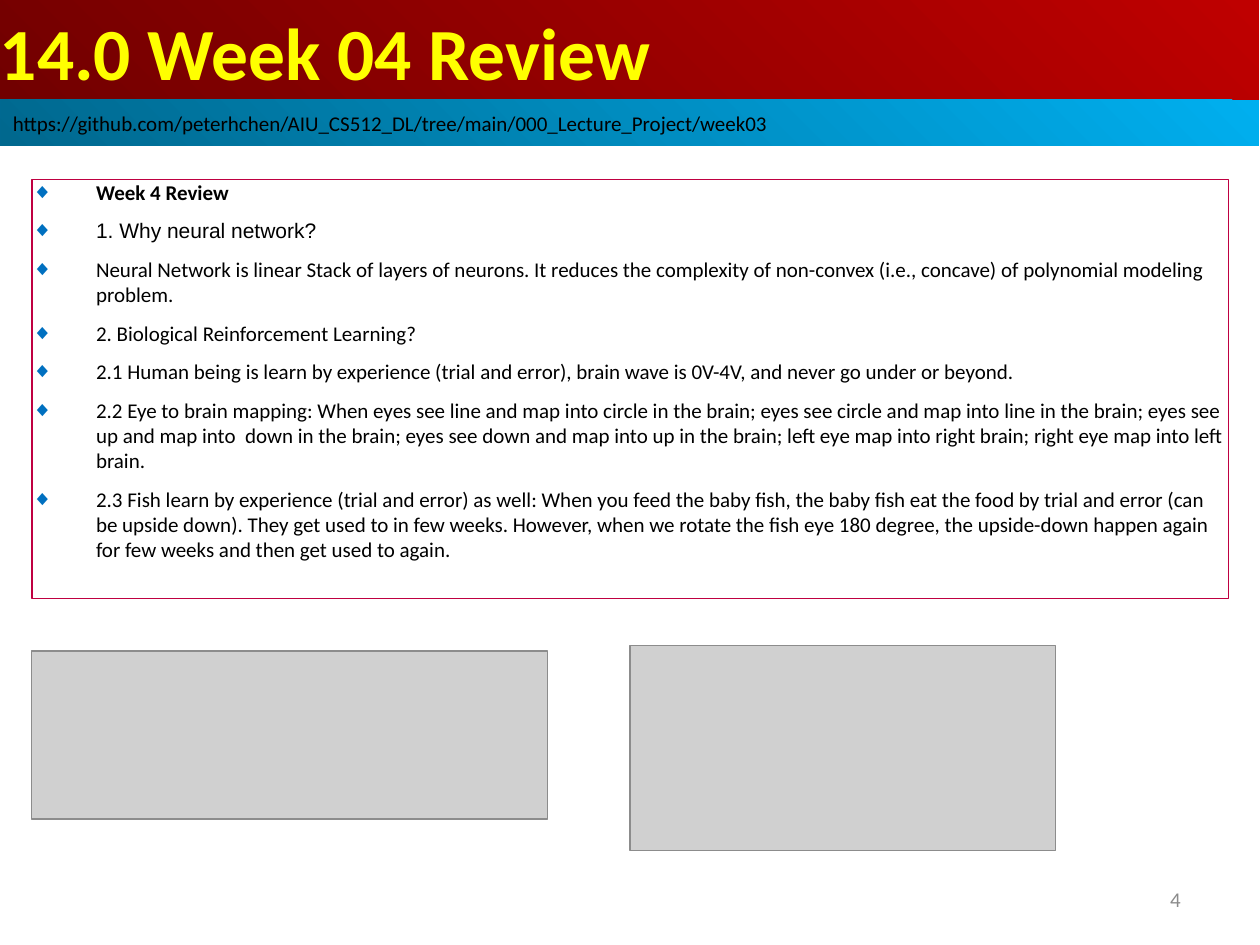
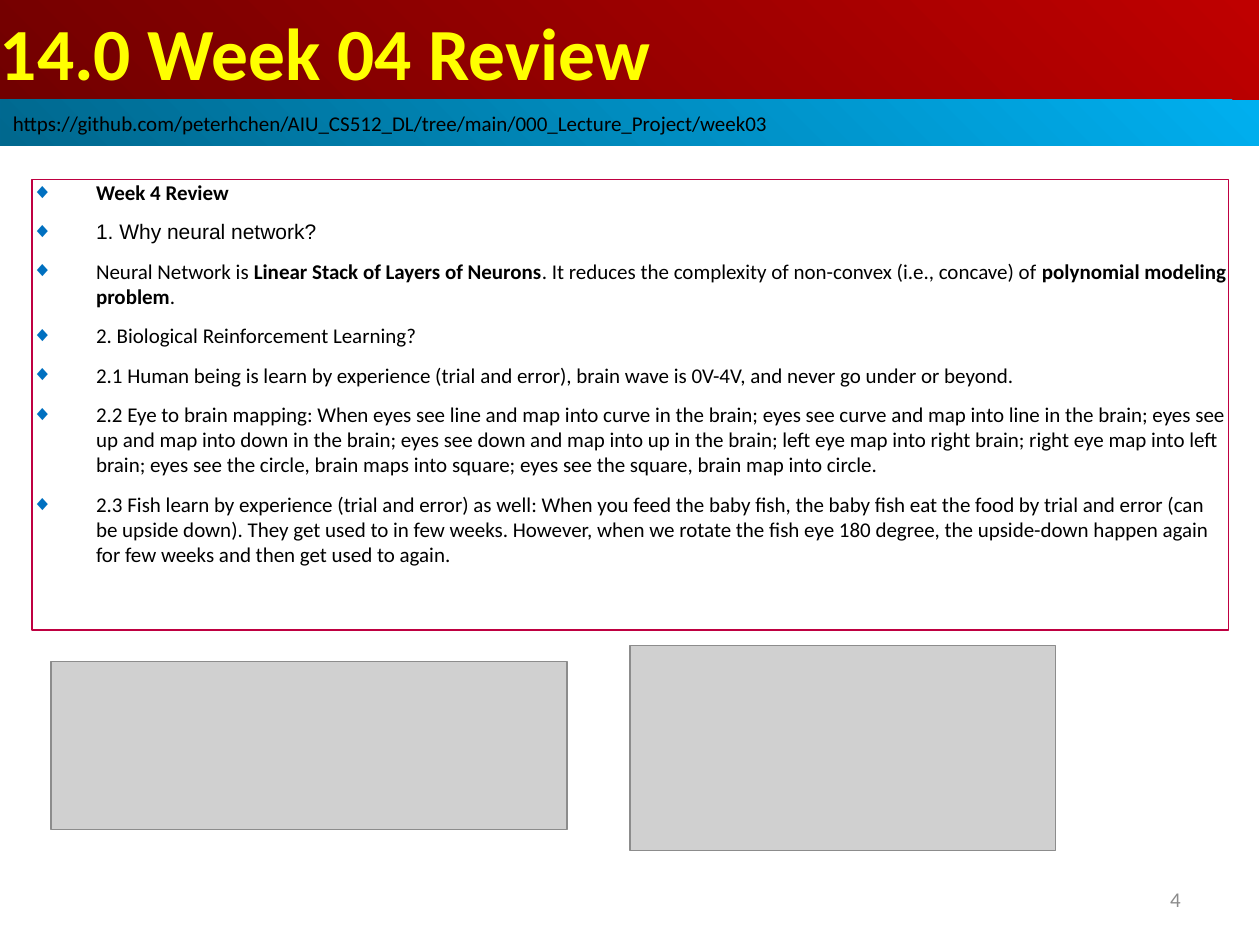
Before and after one commit to peterhchen/AIU_CS512_DL, a slide deck: slide 4 of 000_Lecture_Project/week05/01_Lecture/14.00_w04_review.ppt. Drawn at 1260x945 pixels with LibreOffice and Linux fonts; fonts in the diff are those of the drawing; grey boxes stand for pictures. Boxes give left, top, right and bottom in pixels: in the first picture for what was removed or moved away, otherwise in the second. Text is boxed around its words. In the diff, an @@ line names an element or a change of style, - is before the commit and + after.

```diff
--- a/000_Lecture_Project/week05/01_Lecture/14.00_w04_review.ppt
+++ b/000_Lecture_Project/week05/01_Lecture/14.00_w04_review.ppt
@@ rectangle "Week 4 Review": place and size @@
-rectangle "Week 4 Review" at [32,179,1228,598]
+rectangle "Week 4 Review" at [32,179,1228,630]
@@ text in rectangle at [96,264,1226,308]: text changed @@
-◆ Neural Network is linear Stack of layers of neurons. It reduces the complexity of non-convex (i.e., concave) of polynomial modeling problem.
+◆ Neural Network is Linear Stack of Layers of Neurons. It reduces the complexity of non-convex (i.e., concave) of polynomial modeling problem.
@@ text in rectangle at [96,407,1224,476]: text changed @@
-◆ 2.2 Eye to brain mapping: When eyes see line and map into circle in the brain; eyes see circle and map into line in the brain; eyes see up and map into down in the brain; eyes see down and map into up in the brain; left eye map into right brain; right eye map into left brain.
+◆ 2.2 Eye to brain mapping: When eyes see line and map into curve in the brain; eyes see curve and map into line in the brain; eyes see up and map into down in the brain; eyes see down and map into up in the brain; left eye map into right brain; right eye map into left brain; eyes see the circle, brain maps into square; eyes see the square, brain map into circle.
@@ picture: place and size @@
-picture at [32,651,547,819]
+picture at [52,662,567,829]
```
Also in this commit, not shown: 6 other slides changed.
